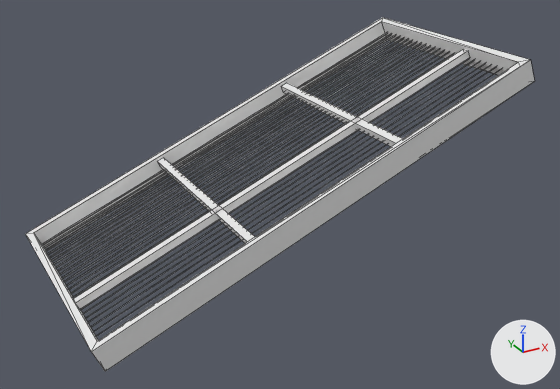
The OBJ model data/ref_room_shading.obj as it was, and as the next commit left it.
Camera for both pictures: a 50 mm camera at (-36.83, -15.08, 38.54) aimed at (-34.67, -11.15, 36.58). Every picture has the same lights, and +X, +Y and +Z are marked at lower right. Mesh edges are drawn as thin lines. Where no turn or scale is listed for an object, it has been applied to the vertices. Vertices at the same position are counted once.

The first picture shows 'ref_room_shading'.
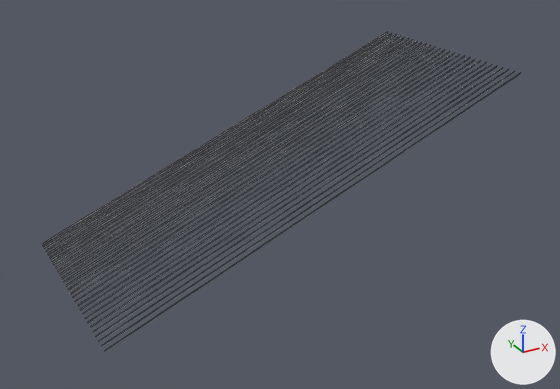
Changed parts and their boxes [x1, y1, x2, y2] in the pictures (560 x 389 px):
```json
{"object": "ref_room_shading", "change": "reshaped", "before": [26, 17, 535, 372], "after": [42, 32, 519, 352], "on screen": "6% narrower, 10% shorter"}
{"part": 1, "of": "me_ref_room_shading", "change": "deleted", "before": [26, 17, 535, 372]}
{"part": 2, "of": "me_ref_room_shading", "change": "deleted", "before": [157, 158, 255, 243]}
{"part": 3, "of": "me_ref_room_shading", "change": "deleted", "before": [281, 83, 402, 146]}
{"part": 4, "of": "me_ref_room_shading", "change": "deleted", "before": [73, 49, 470, 309]}
```

The change, as JSON lines over the scene's bpy script:
```json
{"op": "add", "block": "mat_default", "code": ["mat_default = principled_material('default')", "mat_default.base_color = (0.8, 0.8, 0.8)  # white #e7e7e7", "mat_default.roughness = 1.0"]}
{"block": "me_ref_room_shading", "where": "me_ref_room_shading.from_pydata(...)  # 1716 vertices, 1104 faces; spans x -36.1..-33.27, y -11.8..-10.3, z 36.13..37.42"}
{"block": "me_ref_room_shading", "where": "# used by ob_ref_room_shading; location = (0.0, 0.0, 0.0)"}
{"block": "me_ref_room_shading", "where": "# verts and faces of me_ref_room_shading; kept vertices keep their numbers, new ones are numbered from 1716"}
{"block": "me_ref_room_shading", "where": "# before: 0 (-36.02, -11.25, 36.22), 1 (-36.02, -11.3, 36.22) at pixel (79, 309), 2 (-33.34, -11.25, 37.33), 3 (-33.34, -11.3, 37.33) at pixel (470, 57), 4 (-33.36, -11.25, 37.38) at pixel (463, 49)"}
{"block": "me_ref_room_shading", "where": "# before: 5 (-33.36, -11.3, 37.38) at pixel (468, 50), 6 (-36.04, -11.25, 36.27) at pixel (73, 298), 7 (-36.04, -11.3, 36.27) at pixel (75, 303)"}
{"block": "me_ref_room_shading", "change": "me_ref_room_shading part 1: the loose piece of 16 vertices spanning x -36.1..-33.27, y -11.8..-10.3, z 36.13..37.42 is deleted"}
{"block": "me_ref_room_shading", "change": "me_ref_room_shading part 2: the loose piece of 8 vertices spanning x -35.18..-35.11, y -11.75..-10.35, z 36.58..36.64 is deleted"}
{"block": "me_ref_room_shading", "change": "me_ref_room_shading part 3: the loose piece of 8 vertices spanning x -34.22..-34.15, y -11.75..-10.35, z 36.97..37.04 is deleted"}
{"block": "me_ref_room_shading", "change": "me_ref_room_shading part 4"}
{"op": "add", "block": "me_ref_room_shading", "code": "delete_vertices([*range(4, 8)])  # with the faces that use them"}
{"op": "add", "block": "me_ref_room_shading", "code": "delete_faces([(0, 2, 3, 1)])"}
{"op": "add", "block": "me_ref_room_shading", "code": "me_ref_room_shading.materials.append(mat_default)  # white #e7e7e7"}
```
